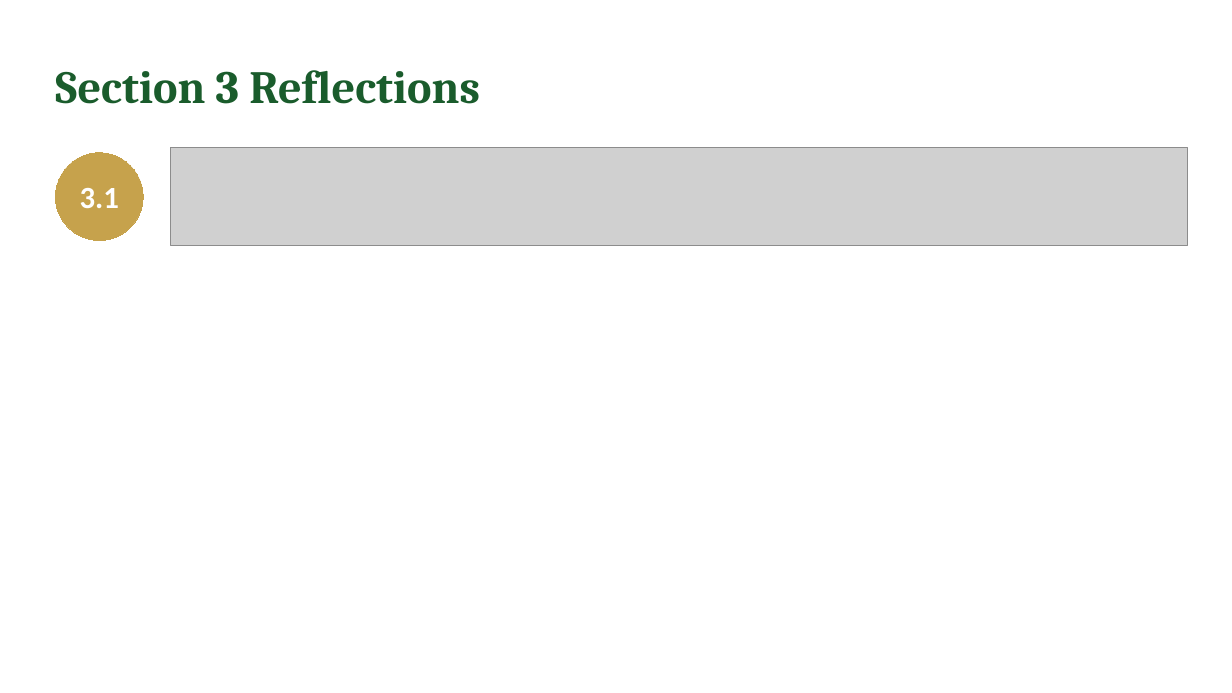
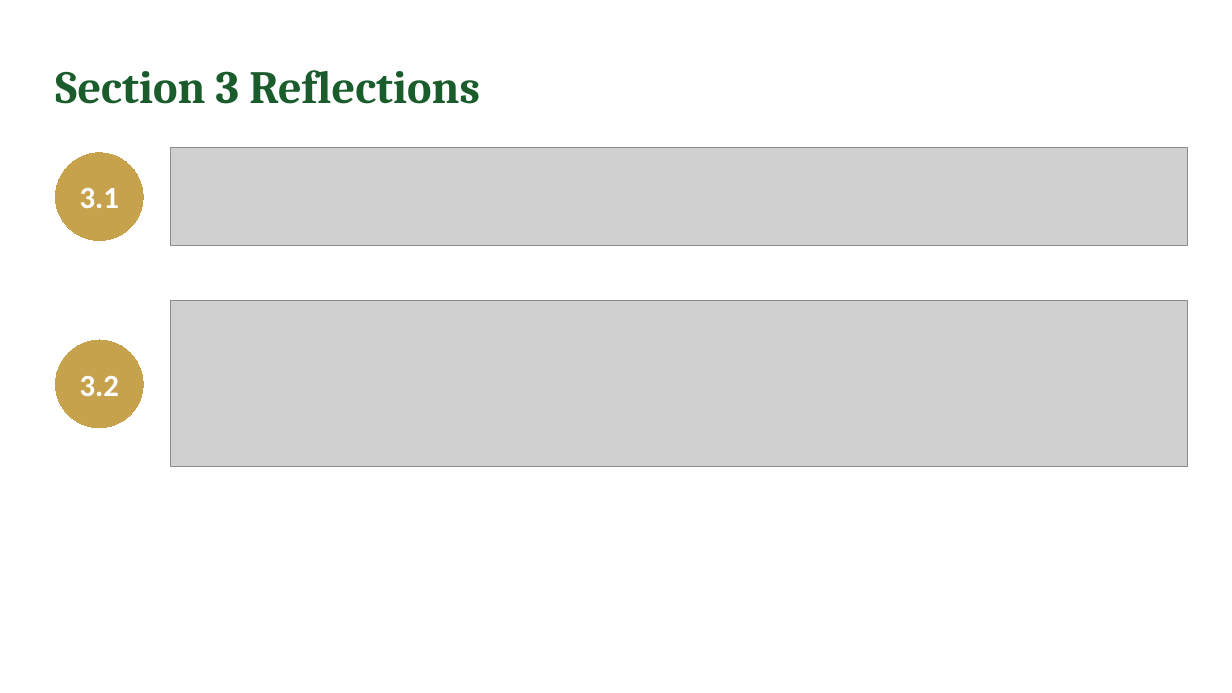
Before and after one commit to IBSL26/ibsl-platform, a slide deck: slide 16 of Unit decks/Unit 08 - Performance Measurement.pptx. Drawn at 1232x693 pixels with LibreOffice and Linux fonts; fonts in the diff are those of the drawing; grey boxes stand for pictures. Boxes give left, top, right and bottom in pixels: in the first picture for what was removed or moved away, otherwise in the second. Text is boxed around its words. In the diff, an @@ line names an element or a change of style, - is before the commit and + after.

```diff
--- a/Unit decks/Unit 08 - Performance Measurement.pptx
+++ b/Unit decks/Unit 08 - Performance Measurement.pptx
@@ picture added at [171,301,1188,468] @@
@@ ellipse added at [55,340,143,428], fill #C6A24C, outline #C6A24C 0.75 pt, 24 pt, text #FFFFFF, bold @@
+3.2
```
Also in this commit, not shown: 5 other slides changed, 16 other files.
